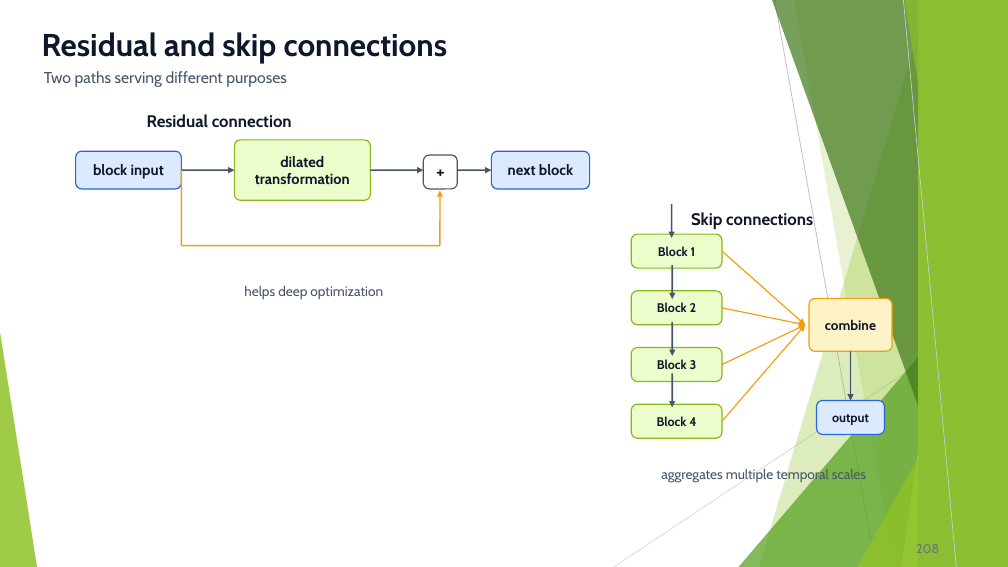
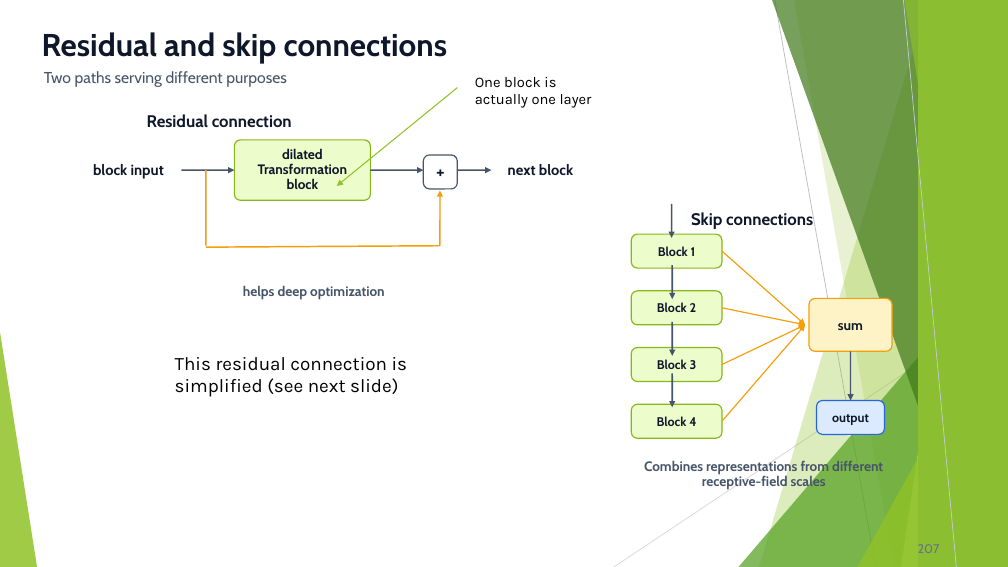
Before and after one commit to FranzGH/timeseries, a slide deck: slide 207 of Slides/05 CNNs.pptx (slide 208 before the commit). Drawn at 1008x567 pixels with LibreOffice and Linux fonts; fonts in the diff are those of the drawing. Boxes give left, top, right and bottom in pixels: in the first picture for what was removed or moved away, otherwise in the second. Text is boxed around its words. In the diff, an @@ line names an element or a change of style, - is before the commit and + after.

```diff
--- a/Slides/05 CNNs.pptx
+++ b/Slides/05 CNNs.pptx
@@ arrow added from (457, 88) to (337, 186), #90C226 1 pt @@
@@ text added at [475,77,592,108], 14 pt, text #000000 @@
+One block is actually one layer
@@ text at [282,148,323,164]: size 14 to 12.9 pt in "dilated"; line spacing 1 to 0.9 @@
@@ rounded rectangle removed at [76,151,181,189] @@
@@ line moved from (181, 170) - (181, 246) to (206, 170) - (206, 246) @@
@@ text at [258,163,348,189]: text changed; size 14 to 12.9 pt @@
-transformation
+Transformation block
@@ rounded rectangle removed at [492,151,590,189] @@
@@ line moved from (181, 246) - (440, 246) to (206, 247) - (440, 246) @@
@@ text "helps deep optimization" at [243,285,385,300]: bold on @@
@@ text at [838,323,863,330]: text changed @@
-combine
+sum
@@ text added at [175,357,408,397], 18 pt, text #000000 @@
+This residual connection is simplified (see next slide)
@@ text at [644,459,883,490]: text changed; bold on @@
-aggregates multiple temporal scales
+Combines representations from different receptive-field scales
@@ page number at [918,544,940,553]: text changed @@
-208
+207
```
Also in this commit, not shown: 64 other slides changed, 20 slides added, 5 slides removed, 1 other file.
